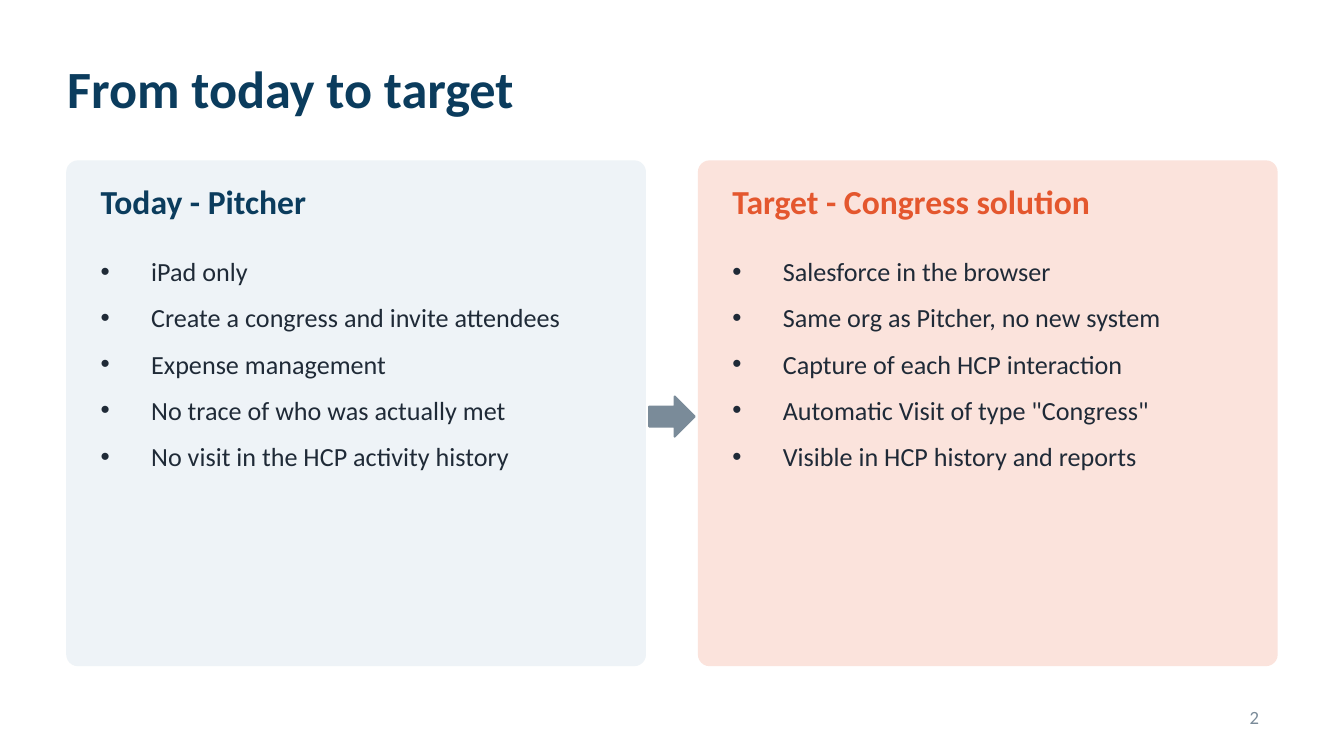
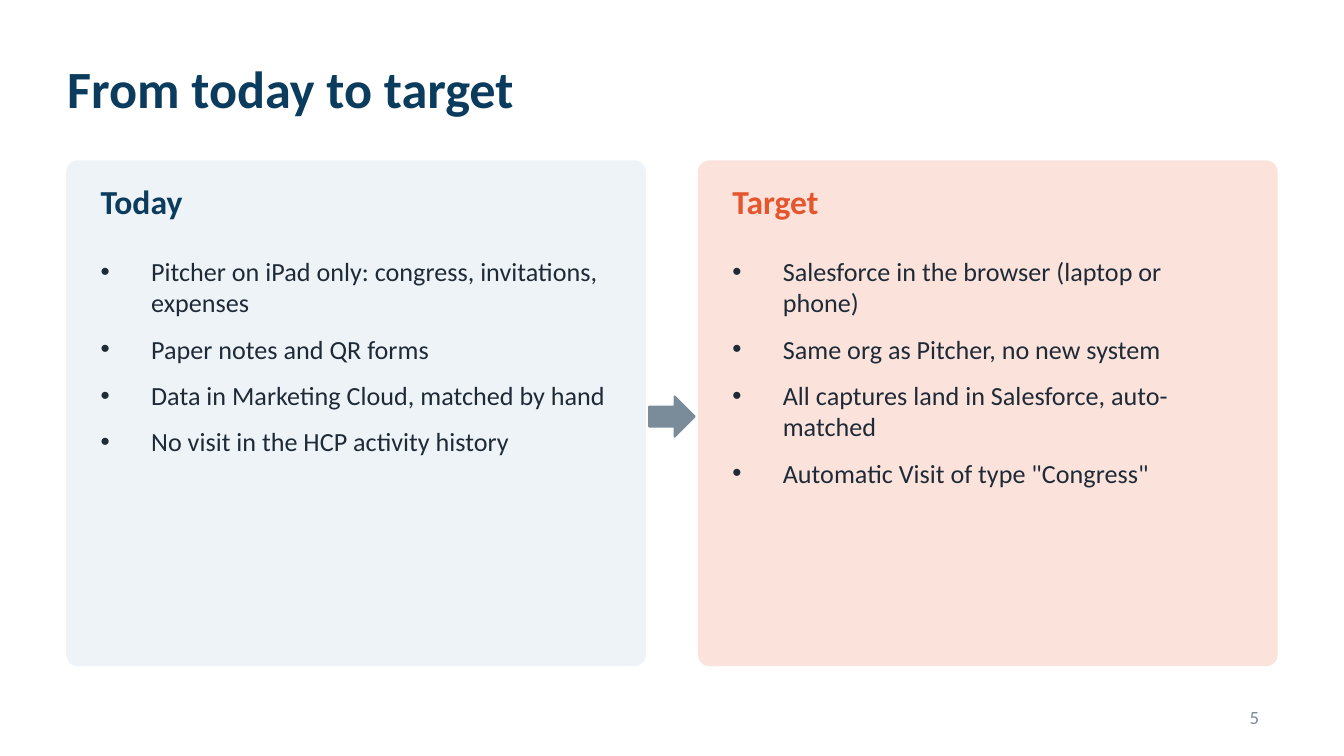
Before and after one commit to patrik8585/claude, a slide deck: slide 5 of slides/France_CBU_Congress_Solution.pptx (slide 2 before the commit). Drawn at 1344x756 pixels with LibreOffice and Linux fonts; fonts in the diff are those of the drawing. Boxes give left, top, right and bottom in pixels: in the first picture for what was removed or moved away, otherwise in the second. Text is boxed around its words. In the diff, an @@ line names an element or a change of style, - is before the commit and + after.

```diff
--- a/slides/France_CBU_Congress_Solution.pptx
+++ b/slides/France_CBU_Congress_Solution.pptx
@@ text at (101, 190, 183, 220): text changed @@
-Today - Pitcher
+Today
@@ text at (732, 192, 818, 220): text changed @@
-Target - Congress solution
+Target
@@ text at (151, 263, 605, 410): text changed @@
-• iPad only
-• Create a congress and invite attendees
-• Expense management
-• No trace of who was actually met
+• Pitcher on iPad only: congress, invitations, expenses
+• Paper notes and QR forms
+• Data in Marketing Cloud, matched by hand
@@ text at (783, 262, 1161, 317): text changed @@
-• Salesforce in the browser
+• Salesforce in the browser (laptop or phone)
@@ text at (783, 387, 1168, 436): text changed @@
-• Capture of each HCP interaction
+• All captures land in Salesforce, auto-matched
@@ text at (783, 448, 1136, 471): paragraph removed @@
-• Visible in HCP history and reports
@@ page number at (1250, 712, 1259, 724): text changed @@
-2
+5
```
Also in this commit, not shown: 8 other slides changed, 4 slides added.
